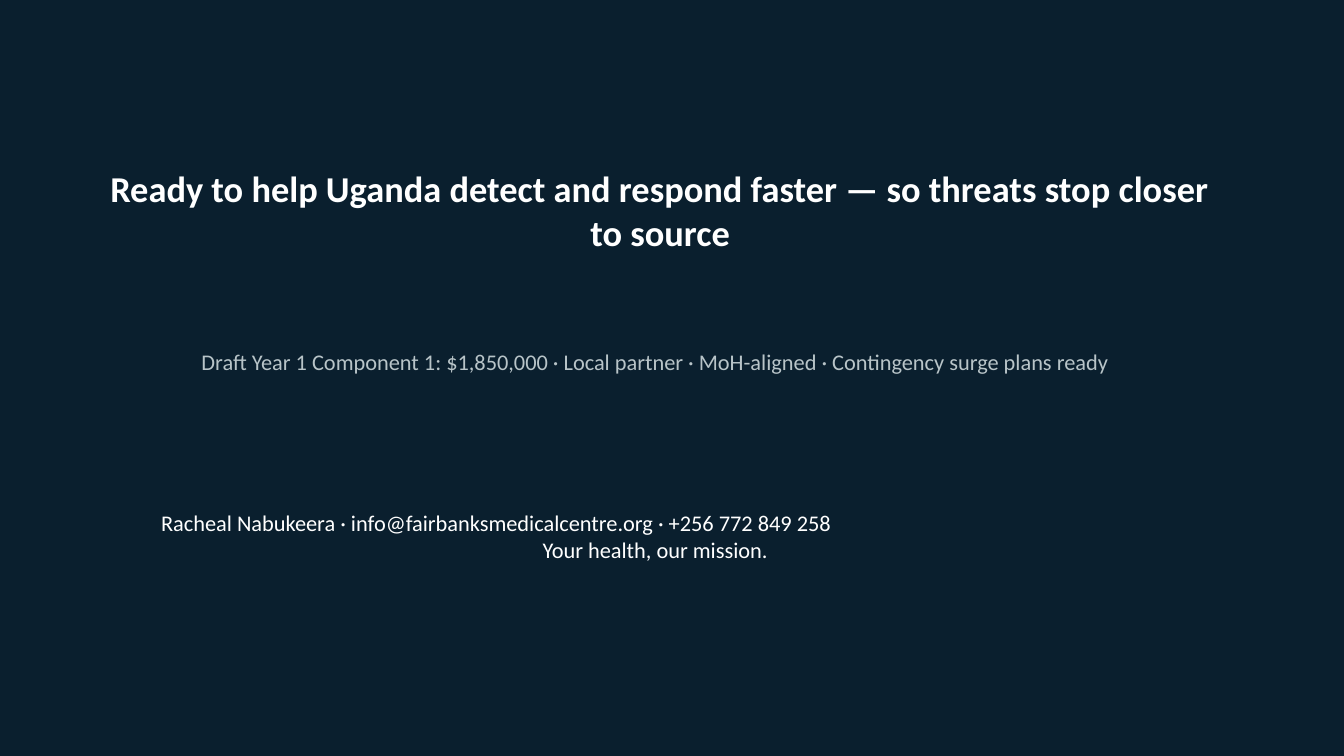
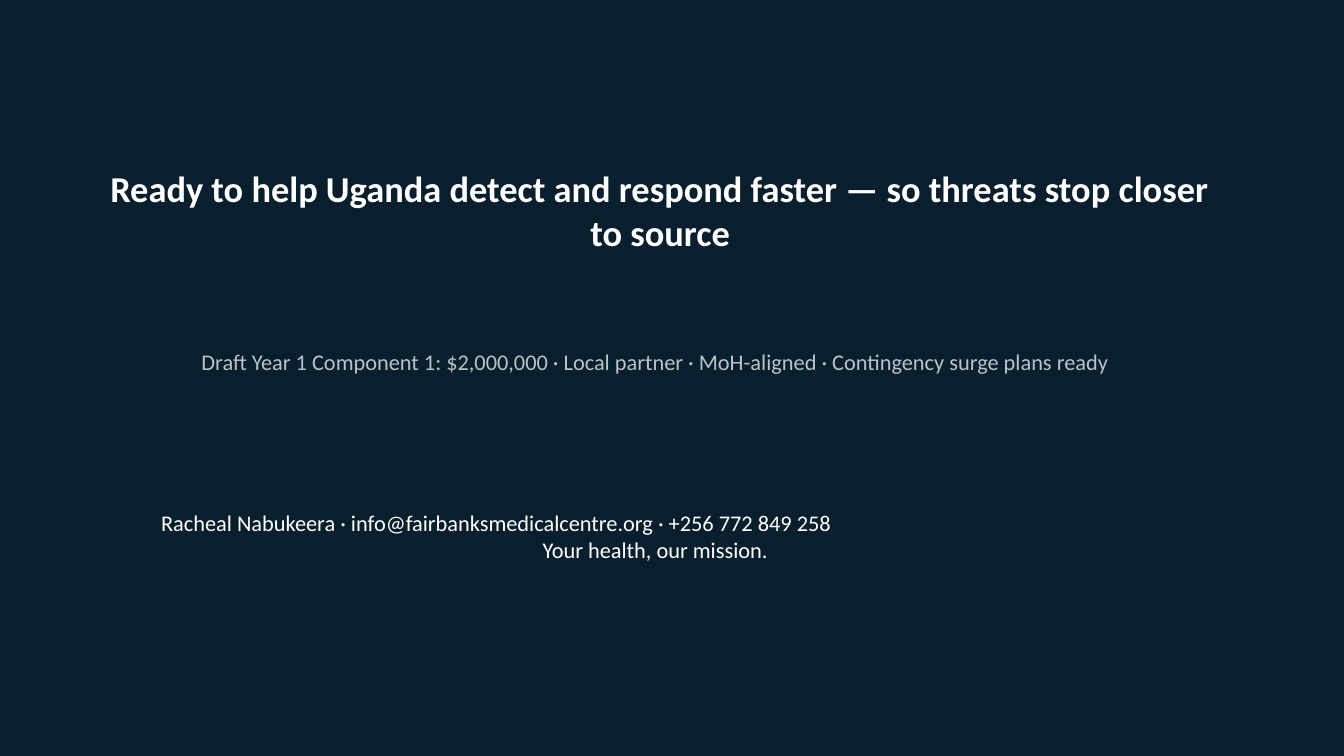
Before and after one commit to WASSWA2624/fairbanks, a slide deck: slide 12 of applications/cdc-uganda-ghs/documents/cdc-uganda-ghs_ppt.pptx. Drawn at 1344x756 pixels with LibreOffice and Linux fonts; fonts in the diff are those of the drawing. Boxes give left, top, right and bottom in pixels: in the first picture for what was removed or moved away, otherwise in the second. Text is boxed around its words. In the diff, an @@ line names an element or a change of style, - is before the commit and + after.

Commit message:
Update budget figures and application documents for CDC-RFA-JG-26-0054. Revised Year 1 federal ask to $3,300,000, with detailed adjustments across all components, including an increase in funding for Core GHS and modifications to contingency amounts. Enhanced clarity in budget narratives and application forms to ensure compliance with Grants.gov requirements.

```diff
--- a/applications/cdc-uganda-ghs/documents/cdc-uganda-ghs_ppt.pptx
+++ b/applications/cdc-uganda-ghs/documents/cdc-uganda-ghs_ppt.pptx
@@ text at (201, 354, 1108, 374): text changed @@
-Draft Year 1 Component 1: $1,850,000 · Local partner · MoH-aligned · Contingency surge plans ready
+Draft Year 1 Component 1: $2,000,000 · Local partner · MoH-aligned · Contingency surge plans ready
```
Also in this commit, not shown: 2 other slides changed, 16 other files.
